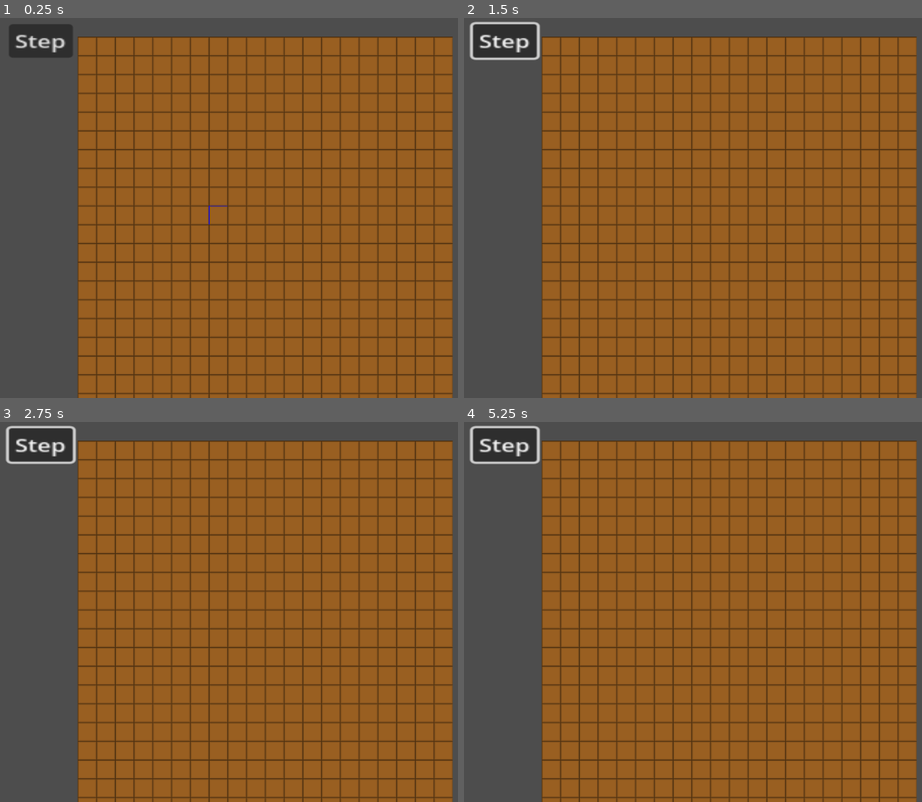
Above: before the commit, frames 1-4 (two rows, left to right).
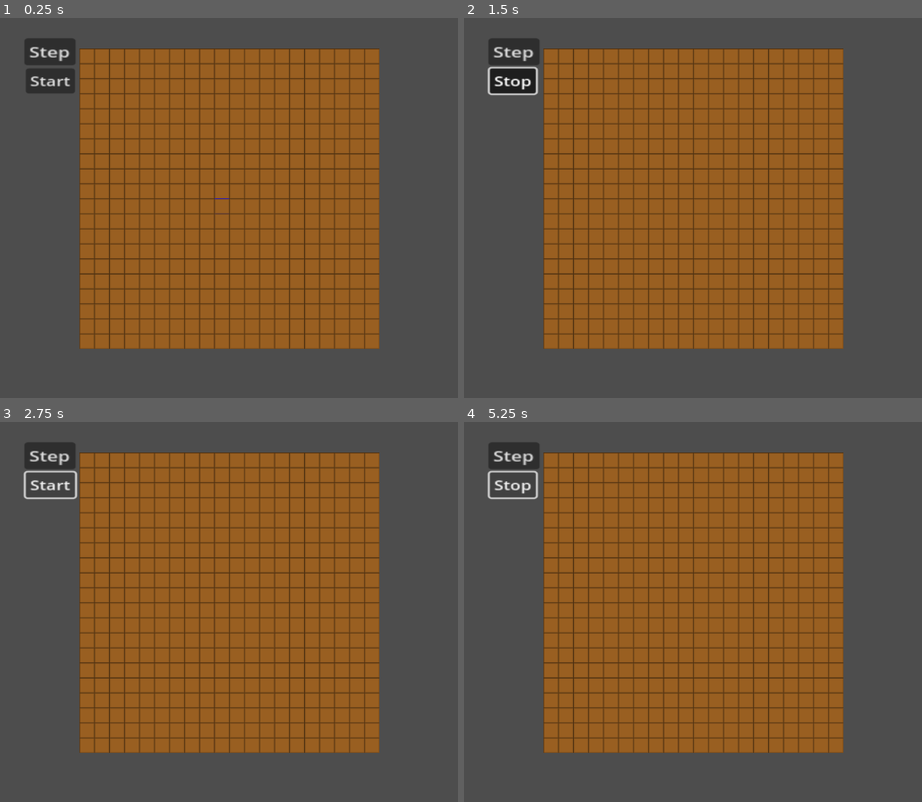
Above: after the commit, the same moments.

Repository: CMillsWork/Ecological-Succession
Game: Godot game, scene res://main.tscn
Two runs of this game, one before a commit and one after it. Both use one fixed random seed, a clock stepped at 60 frames per second and the inputs below.
Inputs (mouse positions are in pixels of both pictures, inside the frame that each line leads up to):
- Up to frame 1 (0.25 s): no input
- Up to frame 2 (1.5 s): click "Step" at 0.5 s; click (514, 82) at 1.25 s, where only the run after the commit has a clickable "Start"
- Up to frame 3 (2.75 s): click (50, 486) at 2 s, where only the run after the commit has a clickable "Stop"
- Up to frame 4 (5.25 s): click (514, 486) at 2.75 s, where only the run after the commit has a clickable "Start"; click "Step" at 3.5 s; click "Step" at 4.25 s; click (514, 486) at 5 s, where only the run after the commit has a clickable "Start"

The runs differ from the first frame. In frame 1, 41% of the frame differs, in the area x 2-99%, y 1-100%; in frame 2, 42%, in the area x 1-99%, y 0-100%; in frame 3, 41%; in frame 4, 41%.

Commit message:
Game now works more or less as expected. Lichens make way for grasses, then bushes, then trees. Forests don't grow, mostly, but that's fine. I can probably call this done and move on.

Diff:
--- a/Cell.gd
+++ b/Cell.gd
@@ -10,7 +10,7 @@
 	SLOW_TREE
 }
 
-var current_type = 0
+var current_type : int = 0
 
 # nutrients
 var water : float = 3
@@ -19,9 +19,9 @@
 var potassium : float = 0
 var sunlight : float = 9
 
-var retained_n : int = 0
-var retained_p : int = 0
-var retained_k : int = 0
+var retained_n : float = 0
+var retained_p : float = 0
+var retained_k : float = 0
 
 var lifespan : int = 0 # more complex plants live longer in bad conditions
 
@@ -63,15 +63,15 @@
 			elif nitrates >= 2 && sunlight >= 4 && sunlight <= 7.5:
 				operation = 1
 		type.PERENNIAL:
-			if nitrates >= 4 && phosphates >= 2 && water >= 4 && sunlight <= 6 && sunlight >=4:
-				operation = 2
-			elif nitrates >= 4 && phosphates >= 2 && water >= 4 && sunlight <= 6 && sunlight >=3:
+			if nitrates >= 2 && phosphates >= 2 && water >= 4 && sunlight < 7 && sunlight > 5.5:
+				operation = 2
+			elif nitrates >= 2 && phosphates >= 2 && water >= 3 && sunlight <= 8 && sunlight >= 3:
 				operation = 1
 			elif lifespan > 0:
 				lifespan -= 1
 				operation = 1
 		type.FAST_TREE:
-			if nitrates > 10 && phosphates > 10 && potassium > 10 && water > 5 && sunlight <= 5.5 && sunlight > -4:
+			if nitrates > 10 && phosphates > 10 && potassium > 10 && water > 5 && sunlight <= 6 && sunlight > -4:
 				operation = 2
 			elif nitrates > 8 && phosphates > 8 && potassium > 8 && water > 5 && sunlight <= 7 && sunlight >= 0:
 				operation = 1
@@ -79,9 +79,9 @@
 				lifespan -= 1
 				operation = 1
 		type.SLOW_TREE:
-			if nitrates > 5 && phosphates > 4 && potassium > 4 && water > 8 && sunlight <= 7 && sunlight >= -7:
-				operation = 2
-			elif nitrates > 5 && phosphates > 4 && potassium > 4 && water > 8 && sunlight >= -10:
+			if nitrates > 14 && phosphates > 14 && potassium > 14 && water > 8 && sunlight <= 5.5 && sunlight >= -7:
+				operation = 2
+			elif nitrates > 12 && phosphates > 10 && potassium > 10 && water > 8 && sunlight <= 7 && sunlight >= -10:
 				operation = 1
 			elif lifespan > 0:
 				lifespan -= 1
@@ -109,18 +109,18 @@
 		type.ANNUAL: # mines potassium, fixes phosphorus, deep roots fix water
 			return [0.1,0.25,0.25,1]
 		type.PERENNIAL: # better at fixing phosphorus, retains potassium
-			return [0.1,.5,0,0.1]
+			return [0.1,.5,0,0.5]
 		type.FAST_TREE: # retains resources, uses some water
-			retained_n += 1
-			retained_p += 1
-			retained_k += 1
-			return [-1,-1,-1,-2]
+			retained_n += 0.26
+			retained_p += 0.26
+			retained_k += 0.26
+			return [-0.25,-0.25,-0.25,-2]
 
 		type.SLOW_TREE: # retains resources, uses double the resources of fast trees
-			retained_n += 3
-			retained_p += 3
-			retained_k += 3
-			return [-2,-2,-2,-4]
+			retained_n += 0.52
+			retained_p += 0.52
+			retained_k += 0.52
+			return [-0.5,-0.5,-0.5,-4]
 
 
 # param array_nutrients : [nitrates, phosphates, potassium, water]
@@ -156,16 +156,9 @@
 
 # Put death logic here. For now, we'll just set the current type to dirt
 func die():
-	match current_type:
-		type.FAST_TREE:
-			nitrates += retained_n
-			phosphates += retained_p
-			potassium += retained_k
-		type.SLOW_TREE:
-			nitrates += retained_n
-			phosphates += retained_p
-			potassium += retained_k
-
+	nitrates += retained_n
+	phosphates += retained_p
+	potassium += retained_k
 
 	current_type = type.DIRT
 	retained_n = 0
@@ -190,11 +183,11 @@
 				type.ANNUAL:
 					lifespan = 1
 				type.PERENNIAL:
-					lifespan = 2
+					lifespan = 1
 				type.FAST_TREE:
-					lifespan = 3
+					lifespan = 5
 				type.SLOW_TREE:
-					lifespan = 5
+					lifespan = 8
 
 			return current_type
 
@@ -212,11 +205,11 @@
 		type.ANNUAL:
 			return 1
 		type.PERENNIAL:
-			return 1.25
+			return 1
 		type.FAST_TREE:
 			return 2
 		type.SLOW_TREE:
-			return 3
+			return 2.5
 
 
 func get_nutrients():
@@ -227,3 +220,19 @@
 		water,
 		sunlight
 	]
+
+
+func get_plant_radius():
+	match current_type:
+		type.DIRT:
+			return 0
+		type.LICHEN:
+			return 1
+		type.ANNUAL:
+			return 1
+		type.PERENNIAL:
+			return 1
+		type.FAST_TREE:
+			return 3
+		type.SLOW_TREE:
+			return 3
--- a/main.gd
+++ b/main.gd
@@ -69,13 +69,10 @@
 				adjust_shade(x,y,1)
 				current_cell.die()
 				tileMap.erase_cell(1, Vector2(x,y))
-				if empty_dirt_sunlight_test(x,y):
-					print_debug('found a problem with sunlight at ', x, ',', y)
 
 			if current_cell.operation != 0: # if healthy, produce
 				var production = current_cell.produce_nutrients()
-				var root_radius : float = cells[x][y].current_type/2.0
-				root_radius = round(root_radius)
+				var root_radius : int = cells[x][y].get_plant_radius()
 				for roots_x in range (x-root_radius, x+root_radius+1, 1):
 					for roots_y in range (y-root_radius, y+root_radius+1, 1):
 						if roots_x >= 0 && roots_x < gridSize && roots_y >= 0 && roots_y < gridSize:
@@ -85,17 +82,10 @@
 			#clear operations after processing
 			operations[x][y] = 0
 
-	# sanity check, remove later
-	for x in gridSize:
-		for y in gridSize:
-			if empty_dirt_sunlight_test(x,y):
-				print_debug('found a problem with sunlight at ', x, ',', y)
-
 
 # operand: 1 to add sunlight, -1 to remove sunlight
 func adjust_shade(x : int, y : int, operand : int):
-	var shade_radius : float = cells[x][y].current_type/2.0
-	shade_radius = round(shade_radius)
+	var shade_radius : float = cells[x][y].get_plant_radius()
 	var sun_used = cells[x][y].get_sunlight_used()
 	for shade_x in range (x-shade_radius, x+shade_radius+1, 1):
 		for shade_y in range (y-shade_radius, y+shade_radius+1, 1):
@@ -121,19 +111,28 @@
 
 	if Input.is_action_pressed('mouse_middle'):
 		var mouse_position = tileMap.local_to_map(get_global_mouse_position())
-		if mouse_position.x >= 0 && mouse_position.x < gridSize && mouse_position.y >= 0 && mouse_position.y < gridSize && cells[mouse_position.x][mouse_position.y].current_type == 0:
-			print_debug('x=',mouse_position.x, ' y=', mouse_position.y, ' data=', cells[mouse_position.x][mouse_position.y].get_nutrients())
+		if mouse_position.x >= 0 && mouse_position.x < gridSize && mouse_position.y >= 0 && mouse_position.y < gridSize:
+			var target = cells[mouse_position.x][mouse_position.y]
+			print_debug('x=',mouse_position.x, ' y=', mouse_position.y)
+			print_debug('nitrates = ', target.nitrates, '; retained = ', target.retained_n)
+			print_debug('phosphates = ', target.phosphates, '; retained = ', target.retained_p)
+			print_debug('potassium = ', target.potassium, '; retained = ', target.retained_k)
+			print_debug('water = ', target.water)
+			print_debug('sunlight = ', target.sunlight)
+			print_debug('lives left = ', target.lifespan)
+
 
 func _on_step_button_pressed():
+	$Clock.one_shot = true
 	clock.start(0.01)
+	$ClockToggle.text = "Start"
 
-func empty_dirt_sunlight_test(x,y):
-	var problem = true
-
-	if cells[x][y].sunlight < 9:
-		for check_x in range (x-1, x+2, 1):
-			for check_y in range (y-1, y+2, 1):
-				if check_x >= 0 && check_x < gridSize && check_y >= 0 && check_y < gridSize && cells[check_x][check_y].current_type != 0:
-					problem = false
-
-	return problem
+func _on_clock_toggle_toggled(toggled_on):
+	if $Clock.is_stopped():
+		$Clock.one_shot = false
+		$Clock.start(0.5)
+		$ClockToggle.text = "Stop"
+	else:
+		$Clock.one_shot = true
+		$Clock.stop()
+		$ClockToggle.text = "Start"
--- a/main.tscn
+++ b/main.tscn
@@ -44,8 +44,9 @@
 one_shot = true
 
 [node name="Camera2D" type="Camera2D" parent="."]
-position = Vector2(477, 583)
-zoom = Vector2(0.5, 0.5)
+position = Vector2(589, 679)
+scale = Vector2(0.446, 1)
+zoom = Vector2(0.4, 0.4)
 
 [node name="StepButton" type="Button" parent="."]
 offset_left = -235.0
@@ -55,5 +56,15 @@
 scale = Vector2(5.07288, 3.69537)
 text = "Step"
 
+[node name="ClockToggle" type="Button" parent="."]
+offset_left = -229.0
+offset_top = 84.0
+offset_right = -221.0
+offset_bottom = 92.0
+scale = Vector2(4.56, 3.44)
+toggle_mode = true
+text = "Start"
+
 [connection signal="timeout" from="Clock" to="." method="_on_clock_timeout"]
 [connection signal="pressed" from="StepButton" to="." method="_on_step_button_pressed"]
+[connection signal="toggled" from="ClockToggle" to="." method="_on_clock_toggle_toggled"]
